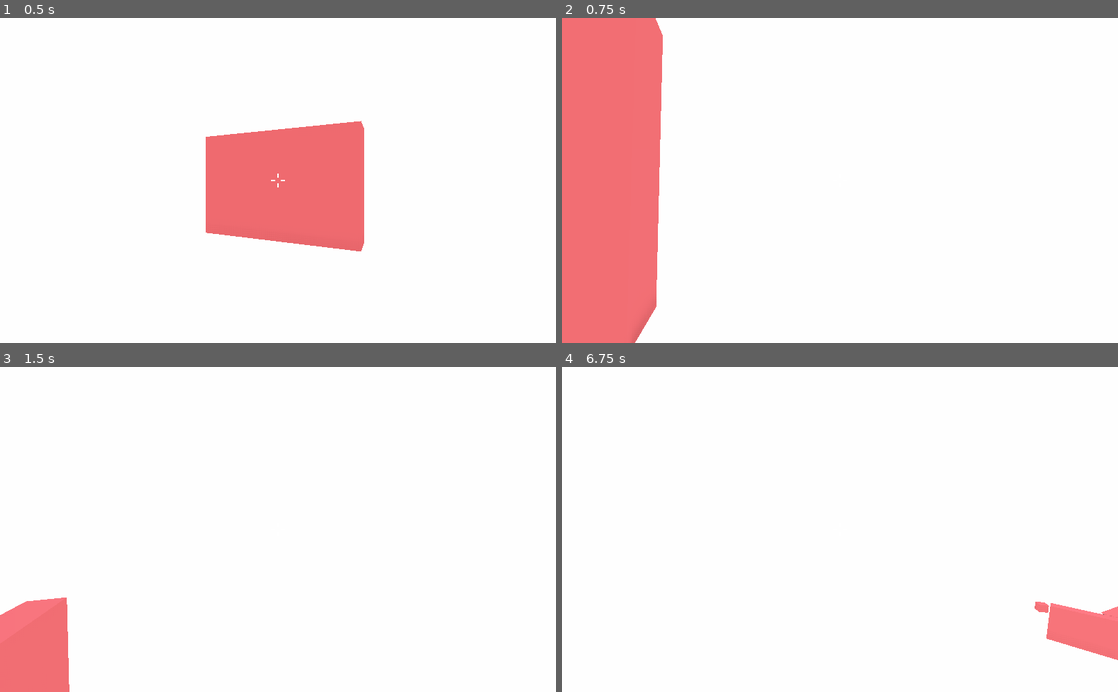
Above: before the commit, frames 1-4 (two rows, left to right).
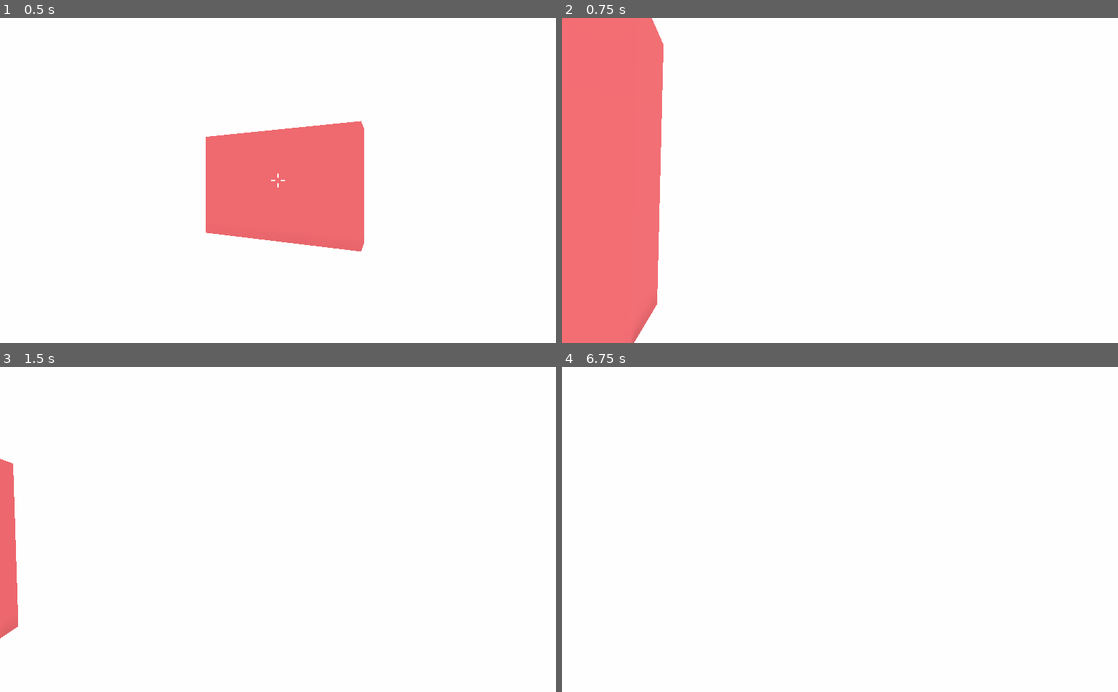
Above: after the commit, the same moments.

Repository: MilkAndBanana01/GODOT-FPS-Toolkit
Game: Godot game, scene res://World/World.tscn
Same seed, same stepped clock (60 frames per second), same inputs: the game is played once before the commit and once after it. A sky picture missing from this copy of the repository is replaced by a grey-blue gradient.
Inputs (mouse positions are in pixels of both pictures, inside the frame that each line leads up to):
- Up to frame 1 (0.5 s): no input
- Up to frame 2 (0.75 s): tap Enter at 0.5 s; move the mouse to (867, 180) at 0.52 s; hold W (move_forward) from 0.53 s (still down); hold Shift (run) from 0.53 s (still down)
- Up to frame 3 (1.5 s): keep holding W (move_forward); tap Space (jump) at 0.77, 1.07, 1.25 s; tap Ctrl (crouch, bound only after the commit) at 0.8, 1.35 s; move the mouse to (250, 529) at 1.27 s; release Shift (run) at 1.28 s
- Up to frame 4 (6.75 s): tap Space (jump) at 1.52, 1.55, 1.82, 3.02, 3.32, 3.5, 3.77, 3.8, 4.07, 4.52, 4.82, 5, 6.02, 6.05, 6.32 s; move the mouse to (851, 523) at 2.02 s; hold Space (jump) 2.03-2.78 s; tap Shift (run) at 2.3, 2.85, 4.55 s; tap Enter at 2.75, 4.25 s; move the mouse to (834, 536) at 2.77 s; tap Ctrl (crouch, bound only after the commit) at 3.05, 4.35, 5.3 s; move the mouse to (878, 532) at 3.52 s; hold Z (zoom) 3.53-4.28 s; move the mouse to (795, 526) at 4.27 s; move the mouse to (845, 529) at 5.02 s; hold E 5.03-5.78 s; move the mouse to (817, 523) at 5.77 s; release W (move_forward) at 5.78 s; hold D (move_right) 5.78-6.53 s; tap Q at 5.85 s; move the mouse to (867, 529) at 6.52 s; hold W (move_forward) from 6.53 s (still down); hold Shift (run) from 6.53 s (still down)

Frame 1 is identical in both runs. In frame 2, 0.2% of the frame differs, in the area x 13-19%, y 0-100%; in frame 3, 4.4%, in the area x 0-13%, y 28-100%; in frame 4, 1.7%.
Error before the commit: Invalid get index 'visible' (on base: 'Nil'). (res://Player/Sample)

Commit message:
added some more things idk

Diff:
--- a/GODOT FPS Toolkit (Godot 3.5)/Player/AP.gd
+++ b/GODOT FPS Toolkit (Godot 3.5)/Player/AP.gd
@@ -10,13 +10,9 @@
 var dynamic_FOV
 
 var movement_settings
+var walking
 var gravity
 var mid_air_settings
 var jumping
 var running
 var flying
-
-func _ready() -> void:
-	player = get_tree().current_scene.get_node("Player")
-	head = player.get_node("Head")
-	camera = player.get_node("Head/Camera")
--- a/GODOT FPS Toolkit (Godot 3.5)/Player/Movement/Crouching/Crouching.gd
+++ b/GODOT FPS Toolkit (Godot 3.5)/Player/Movement/Crouching/Crouching.gd
@@ -1,15 +1,24 @@
 extends Node
 
 export var enabled := true
-export(int,"Retro","Modern") var style := 0
+export(int,"Instant","Interpolated") var shift_style := 0
+export var standing_height := 0.0
+export var crouching_height := 0.0
+export var crouching_acceleration := 0.0
 export var speed := 0.0
 export var acceleration := 0.0
 
 
-func _ready():
-	pass # Replace with function body.
+func _ready() -> void:
+	Ap.player.crouch_transition = shift_style
+	Ap.player.height = standing_height if standing_height > 0 else Ap.player.height
+	Ap.player.crouch_height = crouching_height if crouching_height > 0 else Ap.player.crouch_height
+	Ap.player.crouch_interpolation = crouching_acceleration if crouching_acceleration > 0 else Ap.player.crouch_interpolation
 
 
-# Called every frame. 'delta' is the elapsed time since the previous frame.
-#func _process(delta):
-#	pass
+func _physics_process(delta: float) -> void:
+	if enabled and not Input.is_action_pressed("run"):
+		Ap.player.load_base_col.visible = !Input.is_action_pressed("crouch")
+		if Ap.player.is_on_floor() and Input.is_action_pressed("crouch"):
+			Ap.movement_settings.current_speed =- speed if speed > 0 else Ap.movement_settings.current_speed / 2
+			Ap.movement_settings.current_acceleration = acceleration if acceleration > 0 else Ap.movement_settings.current_acceleration
--- a/GODOT FPS Toolkit (Godot 3.5)/Player/Movement/Flying/Flying.gd
+++ b/GODOT FPS Toolkit (Godot 3.5)/Player/Movement/Flying/Flying.gd
@@ -6,23 +6,22 @@
 export(int,FLAGS,"Godot","Minecraft-style","Camera") var inputs := 2
 export var custom_speed := 0.0
 export var custom_acceleration := 0.0
-#export var scroll_speed_change := true
 export var speed_rate := 0.0
 export var speed_limit := 0.0
+
 onready var minecraft_style : bool = (Ap.flying.inputs > 1 and Ap.flying.inputs < 4) or (Ap.flying.inputs > 5 and Ap.flying.inputs < 8)
 onready var godot_style : bool = Ap.flying.inputs > 0 and Ap.flying.inputs % 2 != 0
 onready var camera_input : bool = Ap.flying.inputs > 3
-
 onready var timer = Timer.new()
 onready var gravity_enabled = Ap.gravity.enabled
+onready var speed = custom_speed if custom_speed > 0 else Ap.walking.speed
+onready var acceleration = custom_acceleration if custom_acceleration > 0 else Ap.walking.acceleration
+
 var is_flying := false
 var attempt_flying := false
-onready var speed = custom_speed if custom_speed > 0 else Ap.movement_settings.speed
-onready var acceleration = custom_acceleration if custom_acceleration > 0 else Ap.movement_settings.acceleration
 var flying_direction : float
 var snap :Vector3
 var flying_velocity : Vector3
-
 
 func retro():
 	flying_velocity = Vector3.ZERO
--- a/GODOT FPS Toolkit (Godot 3.5)/Player/Movement/Gravity/Gravity.gd
+++ b/GODOT FPS Toolkit (Godot 3.5)/Player/Movement/Gravity/Gravity.gd
@@ -22,13 +22,5 @@
 		gravity = (gravity + (Vector3.DOWN * gravity_rate)) if snap == Vector3.ZERO else Vector3.ZERO
 		gravity.y = clamp(gravity.y,-gravity_limit,INF)
 		snap = -Ap.player.get_floor_normal() if Ap.player.is_on_floor() else Vector3.ZERO
-		if Input.is_action_just_pressed("jump") and jump_count < Ap.jumping.maximum_jumps:
-			jump_count += 1
-			snap = Vector3.ZERO
-			gravity = Vector3.UP * Ap.jumping.jump_height
-			if Ap.jumping.update_direction:
-				Ap.movement_settings.updateDirection()
-				Ap.movement_settings.retroMovement(Ap.movement_settings.speed)
-		elif snap != Vector3.ZERO:
-			jump_count = 0
+		Ap.jumping.jump()
 		Ap.player.move_and_slide_with_snap(gravity,snap,Vector3.UP)
--- a/GODOT FPS Toolkit (Godot 3.5)/Player/Movement/Jumping/Jumping.gd
+++ b/GODOT FPS Toolkit (Godot 3.5)/Player/Movement/Jumping/Jumping.gd
@@ -5,8 +5,18 @@
 export var maximum_jumps := 1
 export var update_direction := true
 
-var jump : Vector3
-
 
 func _ready() -> void:
 	Ap.jumping = self
+
+
+func jump():
+	if Input.is_action_just_pressed("jump") and Ap.gravity.jump_count < maximum_jumps:
+		Ap.gravity.jump_count += 1
+		Ap.gravity.snap = Vector3.ZERO
+		Ap.gravity.gravity = Vector3.UP * Ap.jumping.jump_height
+		if Ap.jumping.update_direction:
+			Ap.movement_settings.updateDirection()
+			Ap.movement_settings.retroMovement(Ap.walking.speed)
+	elif Ap.gravity.snap != Vector3.ZERO:
+		Ap.gravity.jump_count = 0
--- a/GODOT FPS Toolkit (Godot 3.5)/Player/Movement/Movement Settings.gd
+++ b/GODOT FPS Toolkit (Godot 3.5)/Player/Movement/Movement Settings.gd
@@ -2,19 +2,19 @@
 
 export var enabled := true
 export(int,"Retro","Modern") var style := 0
-export var speed := 20.0
-export var acceleration := 1.0
 export var enable_friction := false
 export var friction_rate := 1.0
-onready var running_speed = Ap.running.speed if Ap.running.speed > 0 else speed/2
 
 var current_speed : float
 var current_acceleration : float
-
 var input : Vector2
 var direction : Vector3
 var velocity : Vector3
 var snap : Vector3
+
+
+func _enter_tree() -> void:
+	Ap.movement_settings = self
 
 
 func updateDirection():
@@ -38,27 +38,8 @@
 		velocity = velocity.linear_interpolate(Vector3.ZERO, d * f)
 
 
-func checkRunning():
-	if Ap.running.enabled and Input.is_action_pressed("run") and Ap.player.is_on_floor()\
-	or Ap.flying.enabled and Ap.flying.running_input != 3 and \
-	(Input.is_action_pressed("run") and (Ap.flying.running_input == 0 and not Ap.flying.minecraft_style or Ap.flying.running_input == 2)) or \
-	(Input.is_key_pressed(KEY_CONTROL) and (Ap.flying.running_input == 0 and Ap.flying.minecraft_style or Ap.flying.running_input == 1)):
-		current_speed += running_speed
-		current_acceleration = Ap.running.acceleration if Ap.running.acceleration > 0 else acceleration
-
-
-func _enter_tree() -> void:
-	Ap.movement_settings = self
-
-
 func _physics_process(delta: float) -> void:
 	if enabled:
-		current_speed = speed + Ap.mid_air_settings.custom_air_speed if Ap.mid_air_settings.enabled else speed
-		current_acceleration = acceleration + Ap.mid_air_settings.custom_air_acceleration if Ap.mid_air_settings.enabled else acceleration
-		if Ap.flying.is_flying:
-			current_speed = Ap.flying.speed
-			current_acceleration = Ap.flying.acceleration
-		checkRunning()
 		snap = -Ap.player.get_floor_normal() if Ap.player.is_on_floor() else Vector3.ZERO
 		if Ap.player.is_on_floor() or not Ap.gravity.enabled or Ap.mid_air_settings.enable_air_movement:
 			updateDirection()
--- a/GODOT FPS Toolkit (Godot 3.5)/Player/Movement/Running/Running.gd
+++ b/GODOT FPS Toolkit (Godot 3.5)/Player/Movement/Running/Running.gd
@@ -7,6 +7,15 @@
 export var custom_FOV := 0
 export var affect_tilt := true
 export var custom_tilt := 0.0
+onready var running_speed = Ap.walking.speed if Ap.walking.speed > 0 else speed/2
 
 func _enter_tree() -> void:
 	Ap.running = self
+
+func _physics_process(delta: float) -> void:
+	if Ap.running.enabled and Input.is_action_pressed("run") and Ap.player.is_on_floor()\
+	or Ap.flying.enabled and not Ap.player.is_on_floor() and Ap.flying.running_input != 3 and \
+	((Input.is_action_pressed("run") and (Ap.flying.running_input == 0 and not Ap.flying.minecraft_style or Ap.flying.running_input == 2)) or \
+	(Input.is_key_pressed(KEY_CONTROL) and (Ap.flying.running_input == 0 and Ap.flying.minecraft_style or Ap.flying.running_input == 1))):
+		Ap.movement_settings.current_speed += speed
+		Ap.movement_settings.current_acceleration = Ap.running.acceleration if Ap.running.acceleration > 0 else acceleration
--- /dev/null
+++ b/GODOT FPS Toolkit (Godot 3.5)/Player/Movement/Walking/Walking.gd
@@ -0,0 +1,13 @@
+extends Node
+
+export var enabled := true
+export var speed := 20.0
+export var acceleration := 1.0
+
+func _ready() -> void:
+	Ap.walking = self
+
+func _physics_process(delta: float) -> void:
+	if enabled:
+		Ap.movement_settings.current_speed = speed + Ap.mid_air_settings.custom_air_speed if Ap.mid_air_settings.enabled else speed
+		Ap.movement_settings.current_acceleration = acceleration + Ap.mid_air_settings.custom_air_acceleration if Ap.mid_air_settings.enabled else acceleration
--- a/GODOT FPS Toolkit (Godot 3.5)/Player/Sample Player/Player.gd
+++ b/GODOT FPS Toolkit (Godot 3.5)/Player/Sample Player/Player.gd
@@ -16,6 +16,16 @@
 var load_head
 var load_base_debug_mesh
 var load_crouch_debug_mesh
+
+
+func _enter_tree() -> void:
+	Ap.player = self
+	Ap.head = get_node(head)
+	Ap.camera = get_node(str(head) + "/Camera")
+
+
+func _ready() -> void:
+	loadNodes()
 
 
 func loadNodes():
--- a/GODOT FPS Toolkit (Godot 3.5)/World/World.tscn
+++ b/GODOT FPS Toolkit (Godot 3.5)/World/World.tscn
@@ -15,6 +15,7 @@
 [ext_resource path="res://Player/Movement/Running/Running.gd" type="Script" id=13]
 [ext_resource path="res://Player/Movement/Flying/Flying.gd" type="Script" id=14]
 [ext_resource path="res://Player/Movement/Crouching/Crouching.gd" type="Script" id=15]
+[ext_resource path="res://Player/Movement/Walking/Walking.gd" type="Script" id=16]
 
 [sub_resource type="SpatialMaterial" id=1]
 albedo_color = Color( 0.615686, 0.164706, 0.164706, 1 )
@@ -71,7 +72,9 @@
 
 [node name="Movement Settings" type="Node" parent="Player"]
 script = ExtResource( 6 )
-acceleration = 4.0
+
+[node name="Walking" type="Node" parent="Player/Movement Settings"]
+script = ExtResource( 16 )
 
 [node name="Gravity" type="Node" parent="Player/Movement Settings"]
 script = ExtResource( 9 )
@@ -98,6 +101,7 @@
 
 [node name="Flying" type="Node" parent="Player/Movement Settings"]
 script = ExtResource( 14 )
+enabled = true
 
 [node name="UI" type="Node" parent="Player"]
 
--- a/GODOT FPS Toolkit (Godot 3.5)/project.godot
+++ b/GODOT FPS Toolkit (Godot 3.5)/project.godot
@@ -59,6 +59,11 @@
 "events": [ Object(InputEventKey,"resource_local_to_scene":false,"resource_name":"","device":0,"alt":false,"shift":false,"control":false,"meta":false,"command":false,"pressed":false,"scancode":0,"physical_scancode":16777237,"unicode":0,"echo":false,"script":null)
  ]
 }
+crouch={
+"deadzone": 0.5,
+"events": [ Object(InputEventKey,"resource_local_to_scene":false,"resource_name":"","device":0,"alt":false,"shift":false,"control":false,"meta":false,"command":false,"pressed":false,"scancode":0,"physical_scancode":16777238,"unicode":0,"echo":false,"script":null)
+ ]
+}
 
 [physics]
 
Not shown: 1 places in GODOT FPS Toolkit (Godot 3.5)/World/World.tscn that only renumber resources
